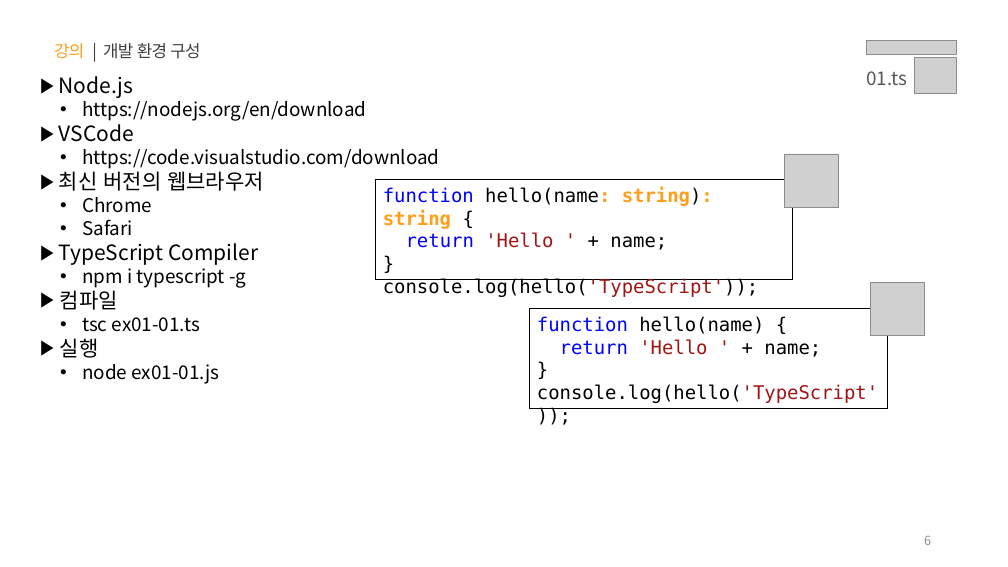
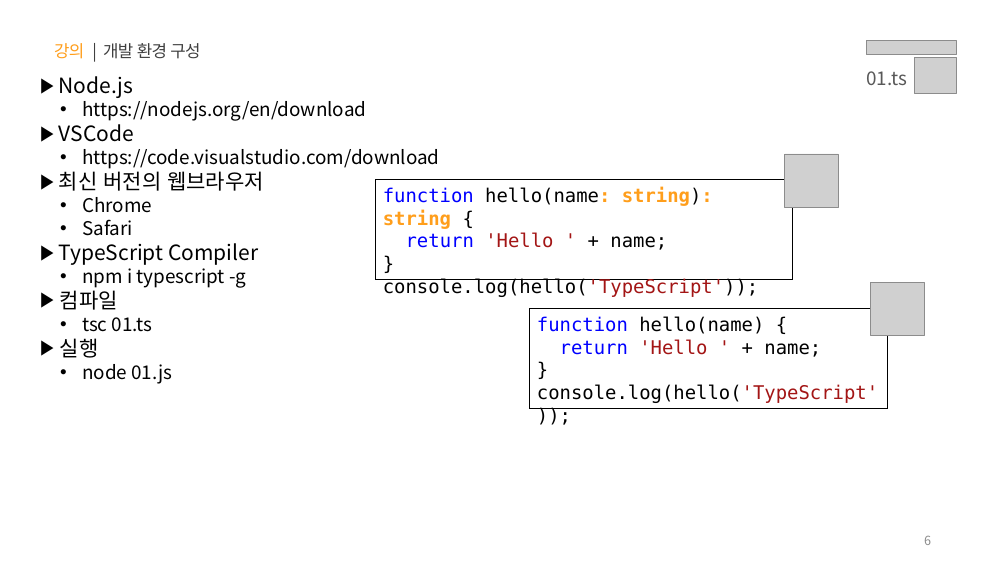
Before and after one commit to uzoolove/FESP02-typescript, a slide deck: slide 6 of PPT/01.타입스크립트 - 타입 정의.pptx. Drawn at 1008x567 pixels with LibreOffice and Linux fonts; fonts in the diff are those of the drawing; grey boxes stand for pictures. Boxes give left, top, right and bottom in pixels: in the first picture for what was removed or moved away, otherwise in the second. Text is boxed around its words. In the diff, an @@ line names an element or a change of style, - is before the commit and + after.

```diff
--- a/PPT/01.타입스크립트 - 타입 정의.pptx
+++ b/PPT/01.타입스크립트 - 타입 정의.pptx
@@ text at (82,317,153,332): text changed @@
-  • tsc ex01-01.ts
+  • tsc 01.ts
@@ text at (82,364,172,384): text changed @@
-  • node ex01-01.js
+  • node 01.js
```
Also in this commit, not shown: 1 other file.
